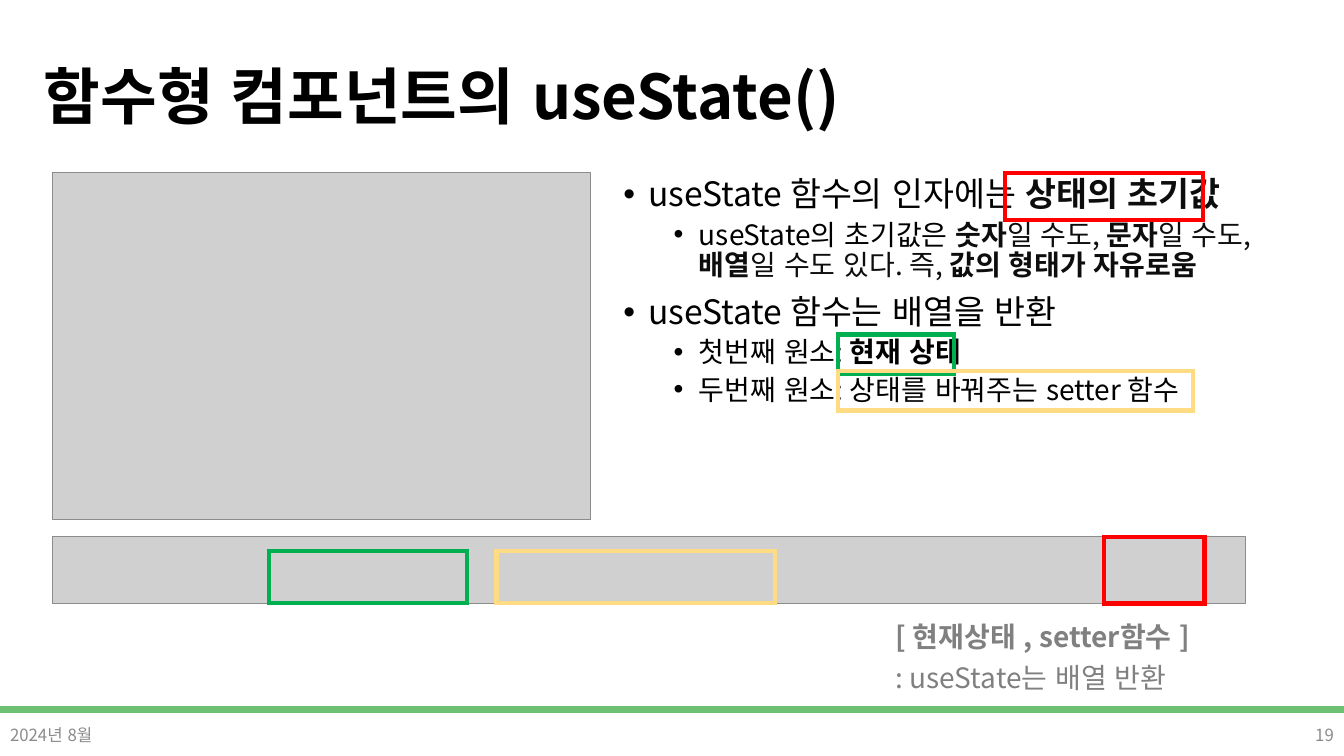
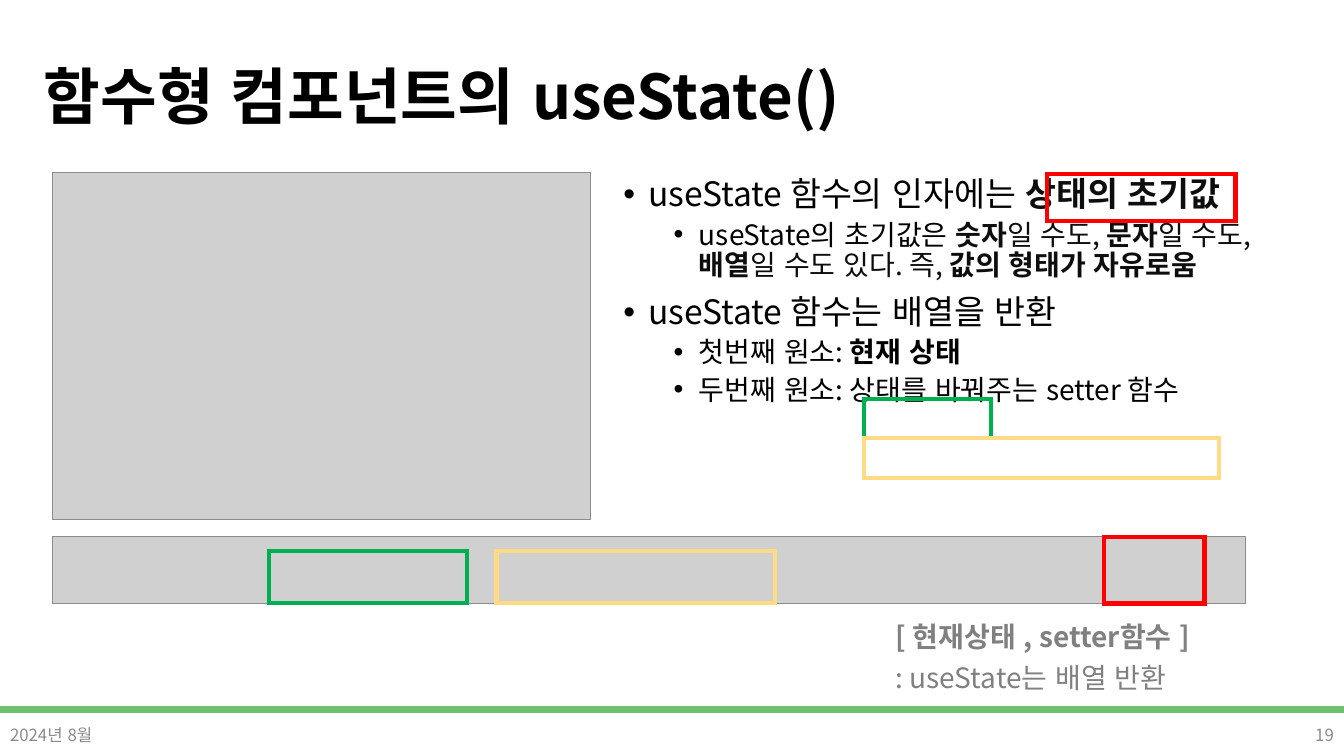
Before and after one commit to DevDamon0527/SeSAC_Yeongdeungpo_Campus_6th, a slide deck: slide 19 of material/[SeSAC_YDP_6] 24_React_Props_State.pptx. Drawn at 1344x756 pixels with LibreOffice and Linux fonts; fonts in the diff are those of the drawing; grey boxes stand for pictures; background and template pictures are left out. Boxes give left, top, right and bottom in pixels: in the first picture for what was removed or moved away, otherwise in the second. Text is boxed around its words. In the diff, an @@ line names an element or a change of style, - is before the commit and + after.

```diff
--- a/material/[SeSAC_YDP_6] 24_React_Props_State.pptx
+++ b/material/[SeSAC_YDP_6] 24_React_Props_State.pptx
@@ rectangle: place and size @@
-rectangle at (1005,172,1204,220)
+rectangle at (1048,173,1236,221)
@@ rectangle: place and size @@
-rectangle at (839,335,955,374)
+rectangle at (864,399,991,439)
@@ rectangle: place and size @@
-rectangle at (838,371,1193,410)
+rectangle at (864,439,1219,478)
```
Also in this commit, not shown: 5 other slides changed, 4 other files.
